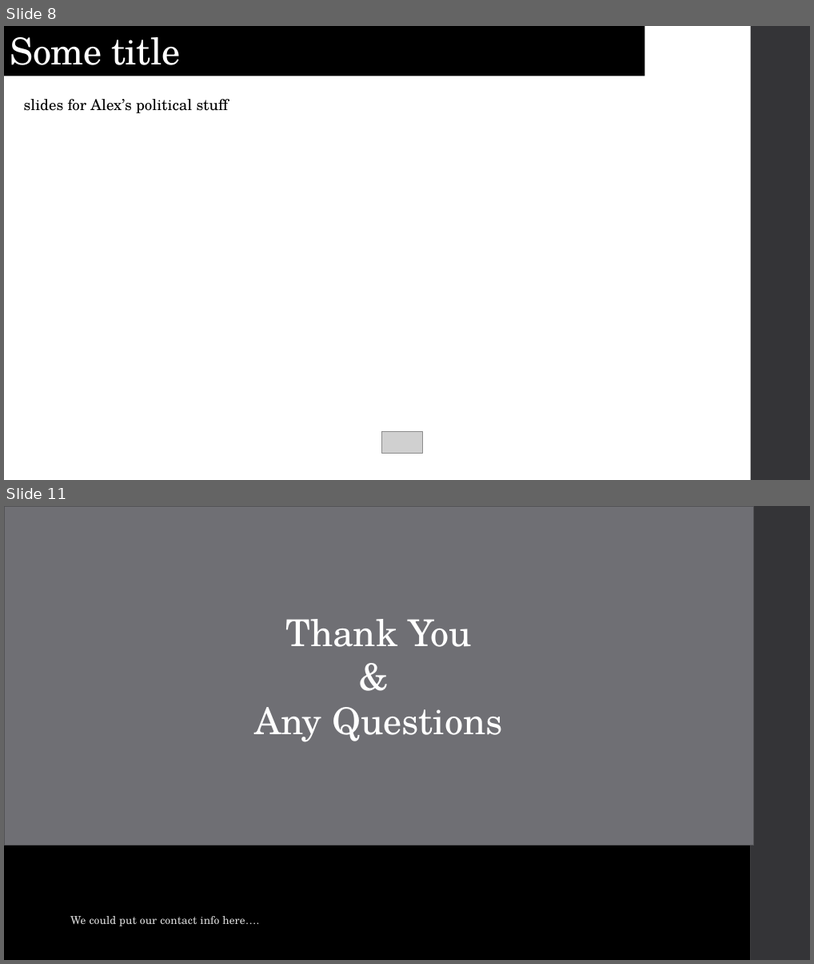
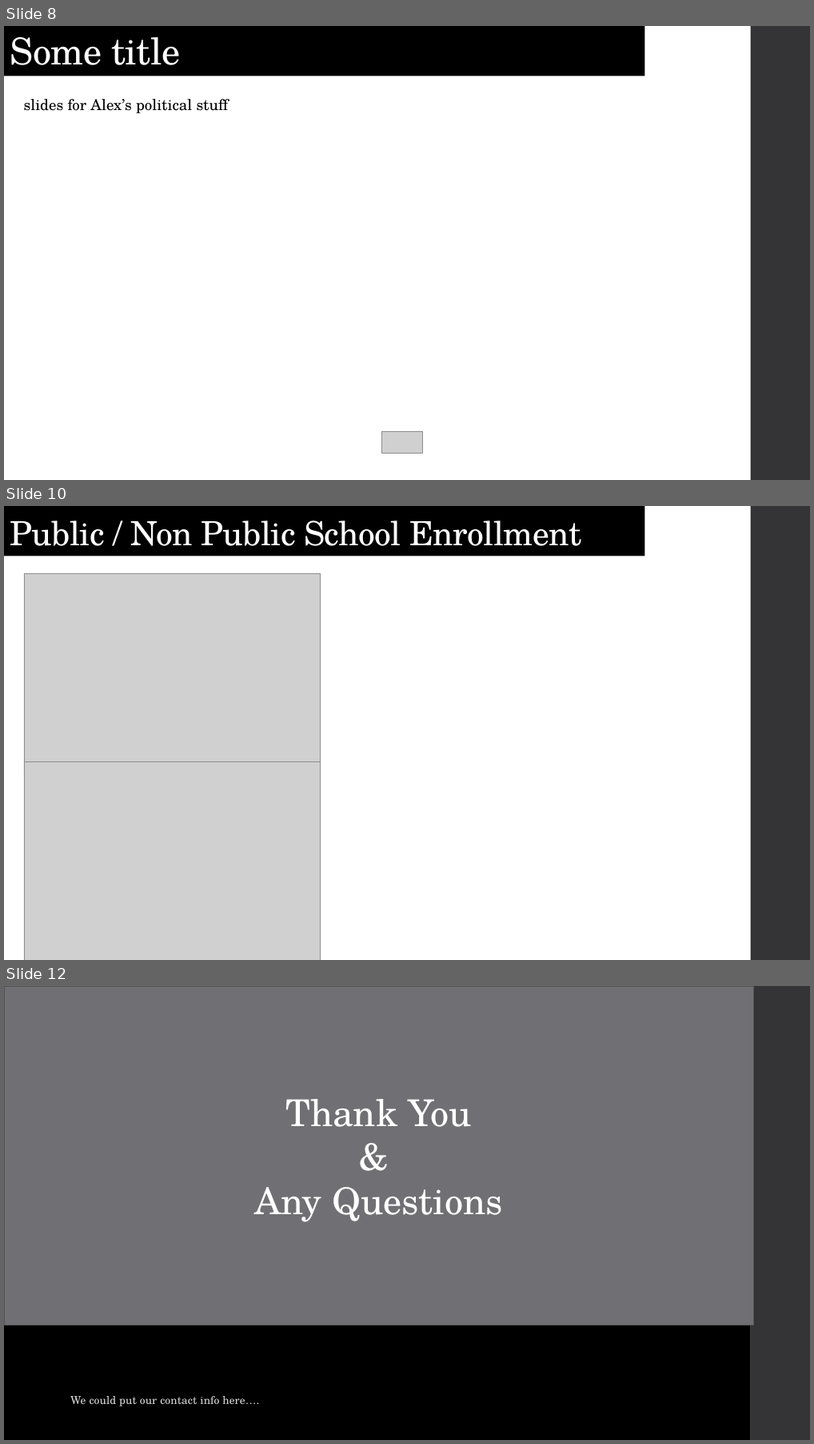
Before and after one commit to jasgarcia/NCGrowth, a slide deck: presentation/NC Growth.pptx. Shown one above the other, each under a label of ours: slides 8 and 11 before the commit, slides 8, 10 and 12 after it; the slides between them are not shown. The pictures are 814x964 and 814x1444 pixels, drawn with LibreOffice and Linux fonts; fonts in the diff are those of the drawing; grey boxes stand for pictures. Boxes give left, top, right and bottom in pixels: in the first picture for what was removed or moved away, otherwise in the second. Text is boxed around its words. In the diff, an @@ line names an element or a change of style, - is before the commit and + after.

Commit message:
added Hi Growth County Pub / Non Pub Enrollment

```diff
--- a/presentation/NC Growth.pptx
+++ b/presentation/NC Growth.pptx
@@ slide 10 added at box(4, 506, 810, 960), background #FFFFFF; not listed: 1 template element that a slide beside it also shows @@
@@ title added at box(4, 506, 646, 556), fill #000000, 39.6 pt, text #FFFFFF @@
+Public / Non Public School Enrollment
@@ picture added at box(24, 574, 320, 775) @@
@@ picture added at box(24, 761, 320, 960) @@
@@ what was slide 11 is now slide 12 @@
```
Also in this commit, not shown: 3 slides changed, 1 other slide added, 1 slide removed, 7 other files.
